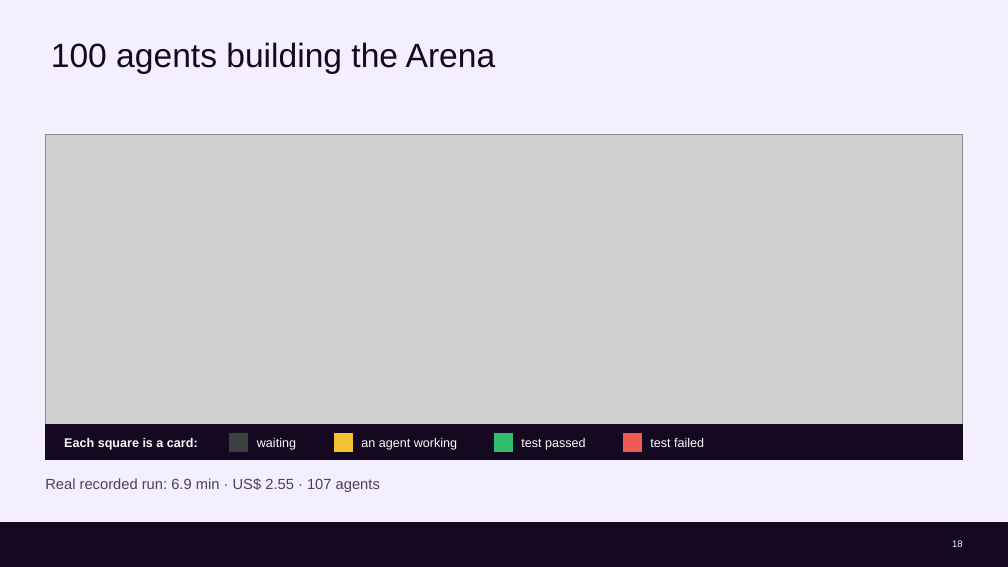
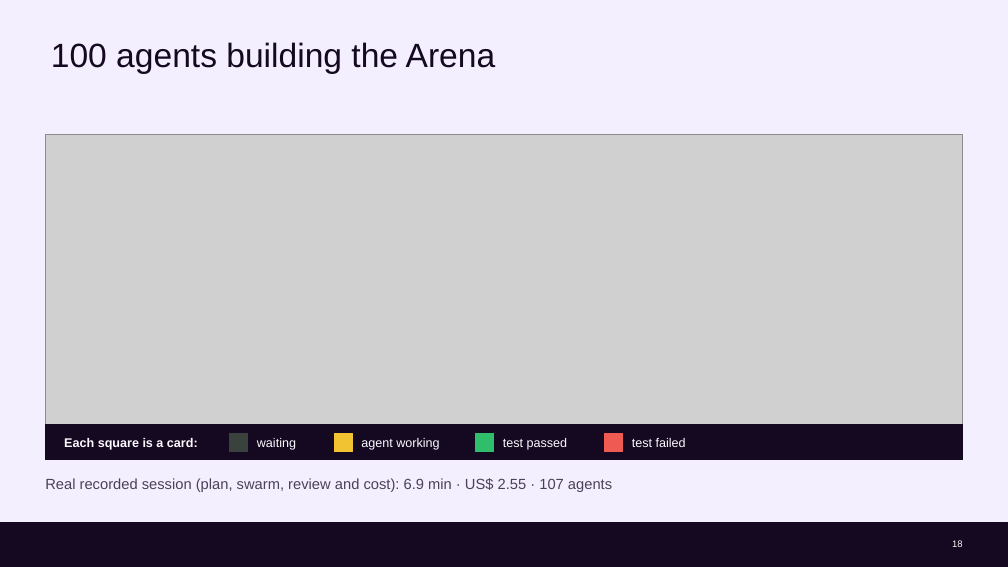
Before and after one commit to cx-guilherme-pinto/workshop-claude, a slide deck: slide 18 of slides/workshop.en.pptx. Drawn at 1008x567 pixels with LibreOffice and Linux fonts; fonts in the diff are those of the drawing; grey boxes stand for pictures; background and template pictures are left out. Boxes give left, top, right and bottom in pixels: in the first picture for what was removed or moved away, otherwise in the second. Text is boxed around its words. In the diff, an @@ line names an element or a change of style, - is before the commit and + after.

```diff
--- a/slides/workshop.en.pptx
+++ b/slides/workshop.en.pptx
@@ text at (361, 438, 439, 450): text changed @@
-an agent working
+agent working
@@ 2 texts, 2 rectangles: place and size @@
-2 texts, 2 rectangles at (495, 433, 704, 451)
+2 texts, 2 rectangles at (476, 433, 686, 451)
@@ text at (45, 478, 612, 492): text changed @@
-Real recorded run: 6.9 min · US$ 2.55 · 107 agents
+Real recorded session (plan, swarm, review and cost): 6.9 min · US$ 2.55 · 107 agents
```
Also in this commit, not shown: 32 other slides changed, 12 other files.
